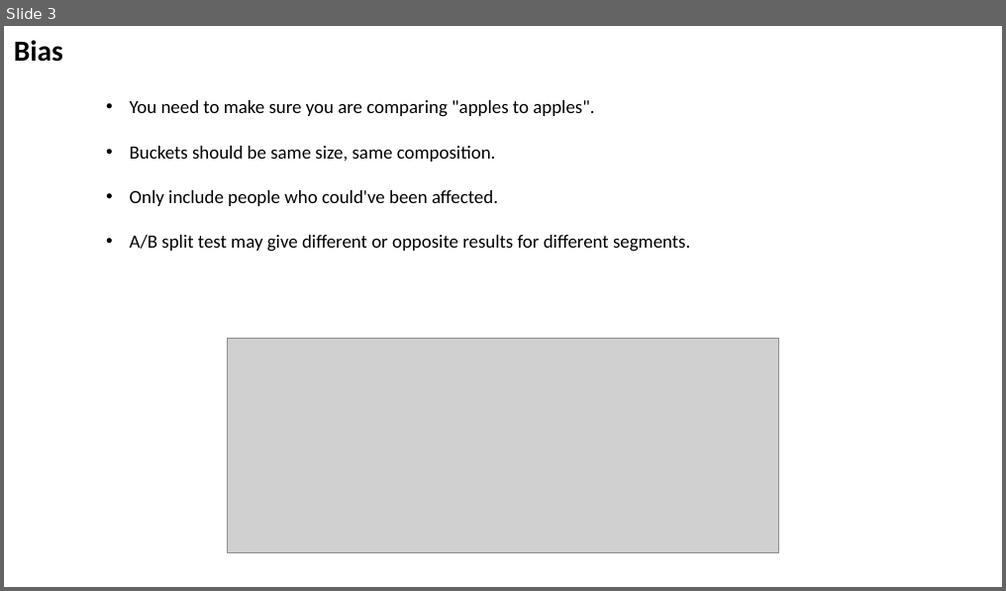
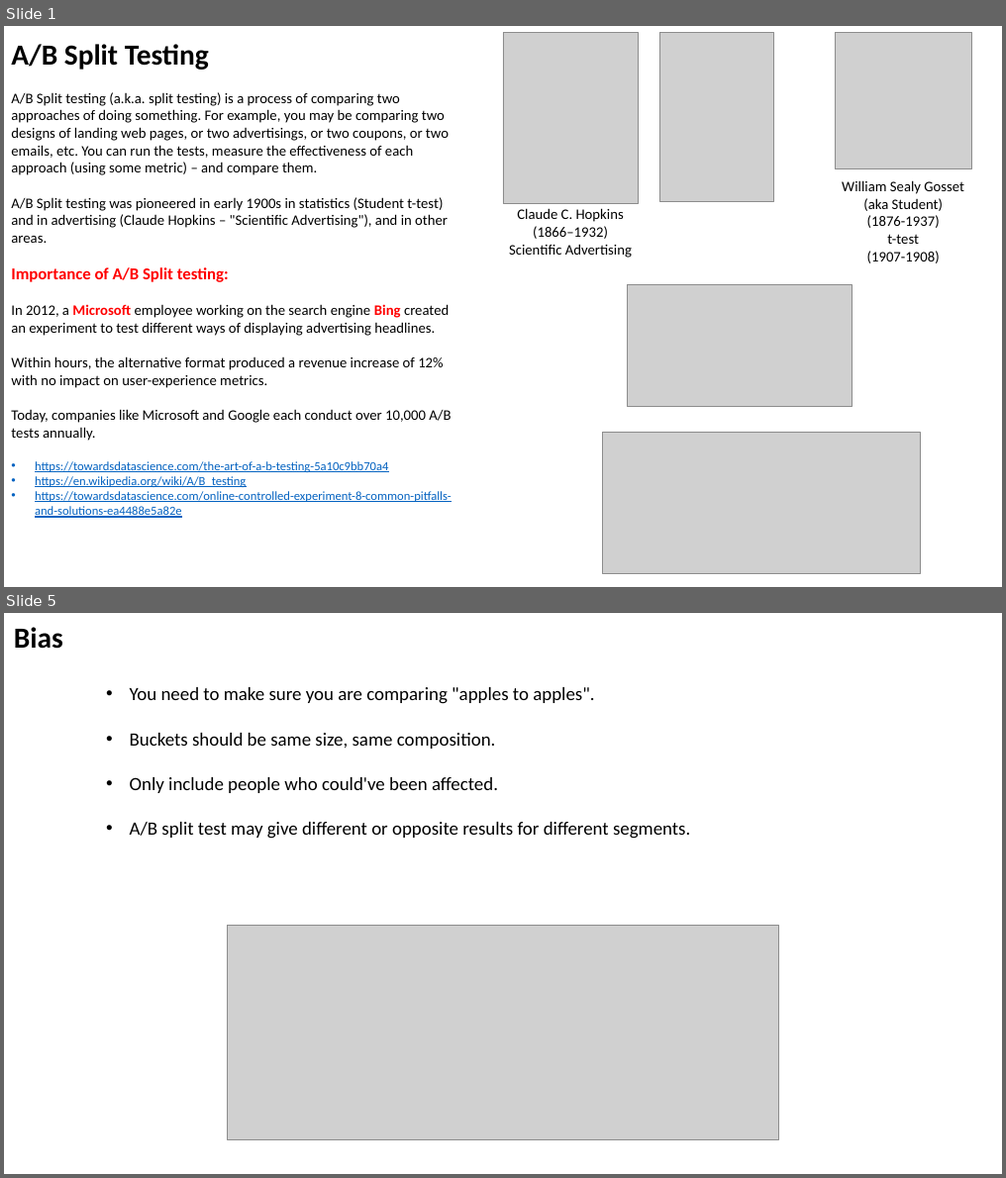
Before and after one commit to lselector/ml_ai_doc, a slide deck: A_B_Split_Test.pptx. Shown one above the other, each under a label of ours: slide 3 before the commit, slides 1 and 5 after it; the slides between them are not shown. The pictures are 1006x591 and 1006x1178 pixels, drawn with LibreOffice and Linux fonts; fonts in the diff are those of the drawing; grey boxes stand for pictures. Boxes give left, top, right and bottom in pixels: in the first picture for what was removed or moved away, otherwise in the second. Text is boxed around its words. In the diff, an @@ line names an element or a change of style, - is before the commit and + after.

```diff
--- a/A_B_Split_Test.pptx
+++ b/A_B_Split_Test.pptx
@@ slide 1 added at bbox=[4, 26, 1002, 587], background #FFFFFF @@
@@ text added at bbox=[11, 44, 209, 70], 28 pt, text #000000, bold @@
+A/B Split Testing
@@ picture added at bbox=[503, 32, 638, 203] @@
@@ picture added at bbox=[660, 32, 773, 202] @@
@@ picture added at bbox=[835, 32, 972, 169] @@
@@ text added at bbox=[11, 92, 451, 518], 14 pt, text #000000 @@
+A/B Split testing (a.k.a. split testing) is a process of comparing two approaches of doing something. For example, you may be comparing two designs of landing web pages, or two advertisings, or two coupons, or two emails, etc. You can run the tests, measure the effectiveness of each approach (using some metric) – and compare them.
+A/B Split testing was pioneered in early 1900s in statistics (Student t-test) and in advertising (Claude Hopkins – "Scientific Advertising"), and in other areas.
+Importance of A/B Split testing:
+In 2012, a Microsoft employee working on the search engine Bing created an experiment to test different ways of displaying advertising headlines.
+Within hours, the alternative format produced a revenue increase of 12% with no impact on user-experience metrics.
+Today, companies like Microsoft and Google each conduct over 10,000 A/B tests annually.
+• https://towardsdatascience.com/the-art-of-a-b-testing-5a10c9bb70a4
+• https://en.wikipedia.org/wiki/A/B_testing
+• https://towardsdatascience.com/online-controlled-experiment-8-common-pitfalls-and-solutions-ea4488e5a82e
@@ text added at bbox=[842, 180, 964, 264], 14 pt, text #000000 @@
+William Sealy Gosset (aka Student)
+(1876-1937)
+t-test
+(1907-1908)
@@ text added at bbox=[509, 208, 632, 258], 14 pt, text #000000 @@
+Claude C. Hopkins
+(1866–1932)
+Scientific Advertising
@@ picture added at bbox=[627, 285, 851, 406] @@
@@ picture added at bbox=[603, 432, 921, 573] @@
@@ what was slide 3 is now slide 5 @@
```
Also in this commit, not shown: 2 slides changed, 1 other slide added.
